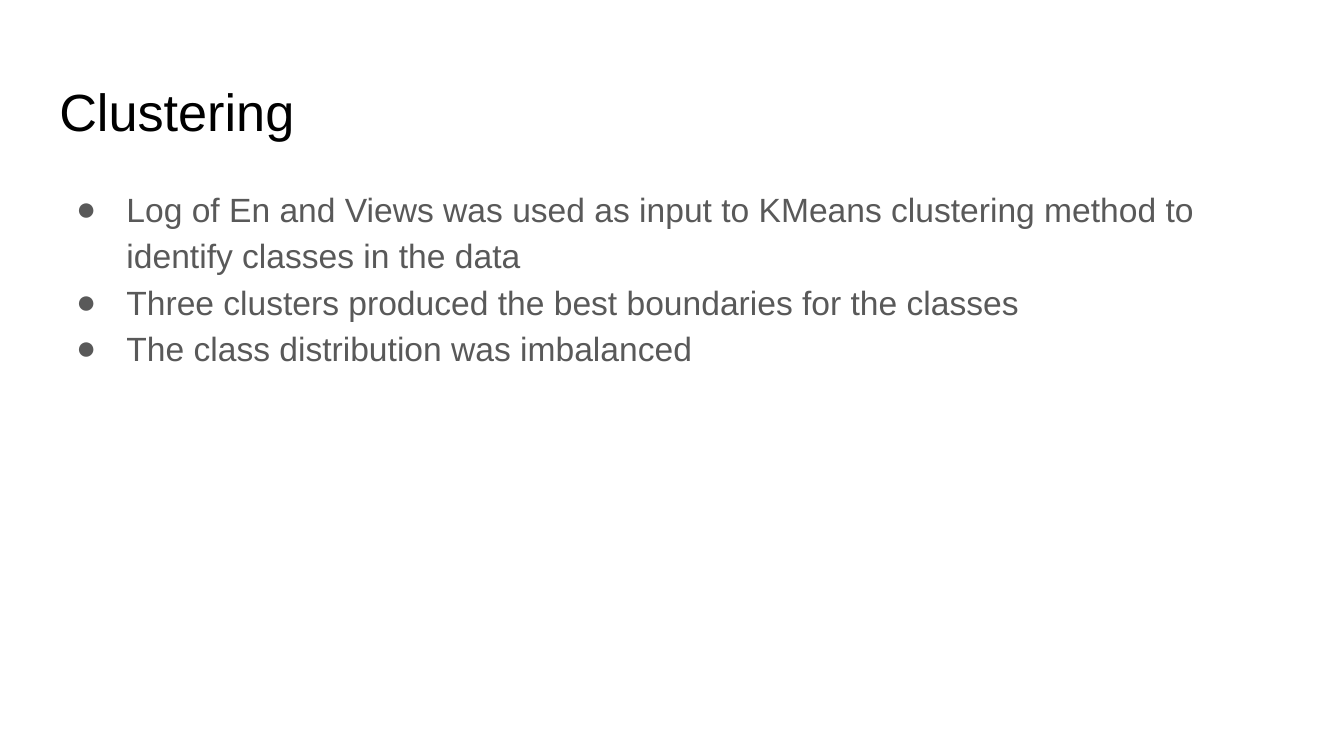
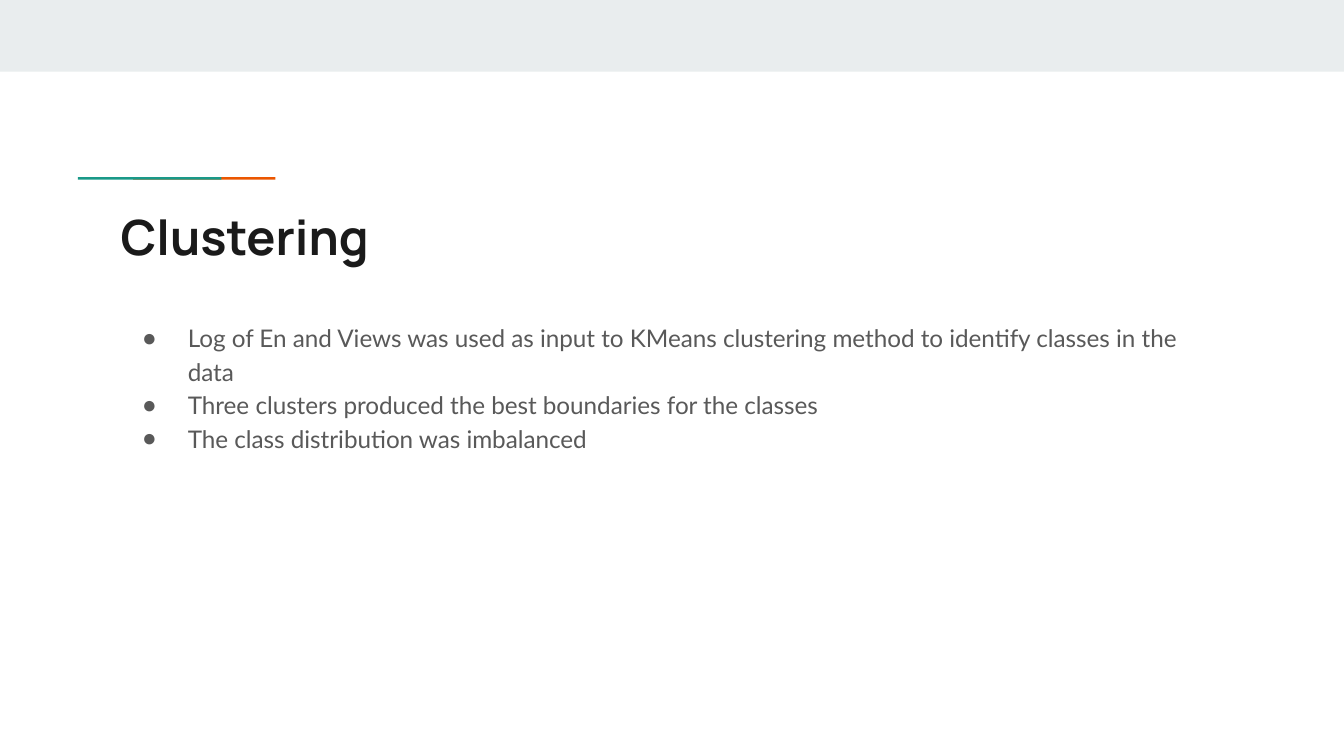
Before and after one commit to fariha23/YouTube_Data_Analysis_Video_Categories, a slide deck: slide 21 of Capstone1_Final_Report_Pres/Predicting Popularity of YouTube Videos - Presentation.pptx. Drawn at 1344x756 pixels with LibreOffice and Linux fonts; fonts in the diff are those of the drawing. Boxes give left, top, right and bottom in pixels: in the first picture for what was removed or moved away, otherwise in the second. Text is boxed around its words. In the diff, an @@ line names an element or a change of style, - is before the commit and + after.

Commit message:
Presentation theme changed

```diff
--- a/Capstone1_Final_Report_Pres/Predicting Popularity of YouTube Videos - Presentation.pptx
+++ b/Capstone1_Final_Report_Pres/Predicting Popularity of YouTube Videos - Presentation.pptx
@@ rectangle added at (0, 0, 1344, 71), fill #E9EDEE @@
@@ rectangle added at (122, 175, 177, 181), fill #1A9988 @@
@@ rectangle added at (176, 175, 231, 181), fill #EB5600 @@
@@ title "Clustering": place and size @@
-title "Clustering" at (59, 93, 294, 141)
+title "Clustering" at (121, 219, 369, 268)
@@ title "Clustering" at (121, 219, 369, 268): size 28 to 26 pt, font Arial to Manrope, text colour #000000 to #1A1A1A, bold on @@
@@ text "Log of En and Views ...": place and size @@
-text "Log of En and Views ..." at (126, 197, 1194, 362)
+text "Log of En and Views ..." at (188, 329, 1177, 448)
@@ text "Log of En and Views ..." at (188, 329, 1177, 448): size 18 to 13 pt, font Arial to Lato; indent changed @@
```
Also in this commit, not shown: 23 other slides changed, 1 other file.
